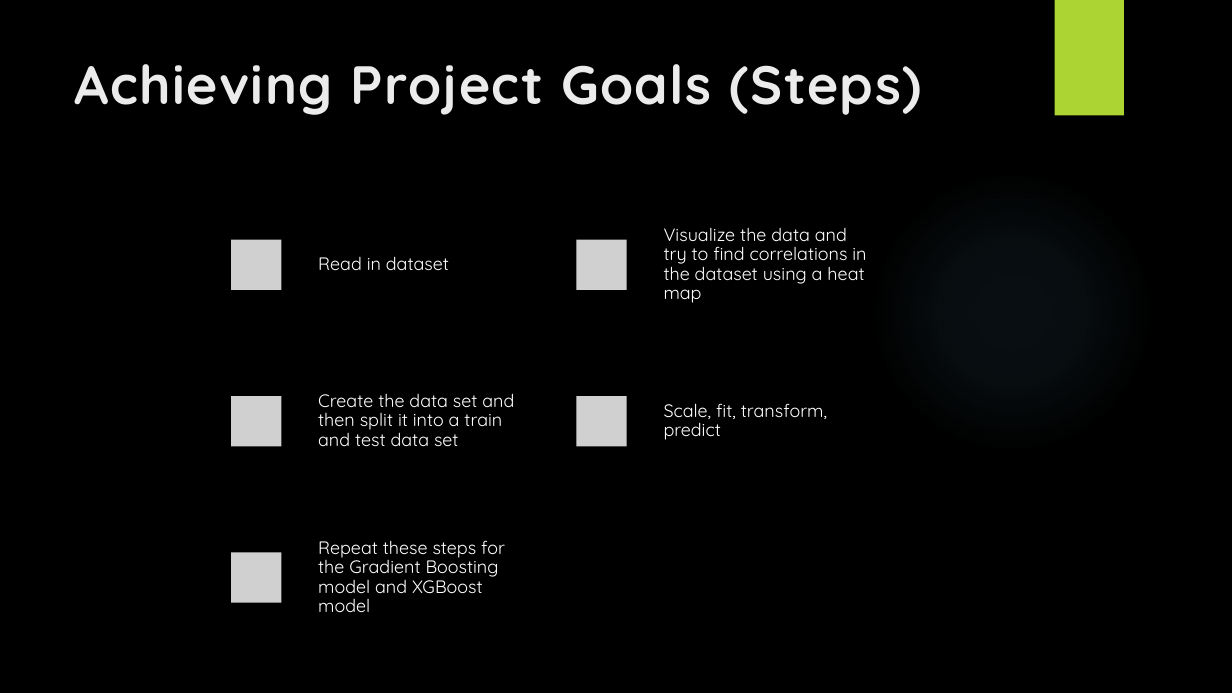
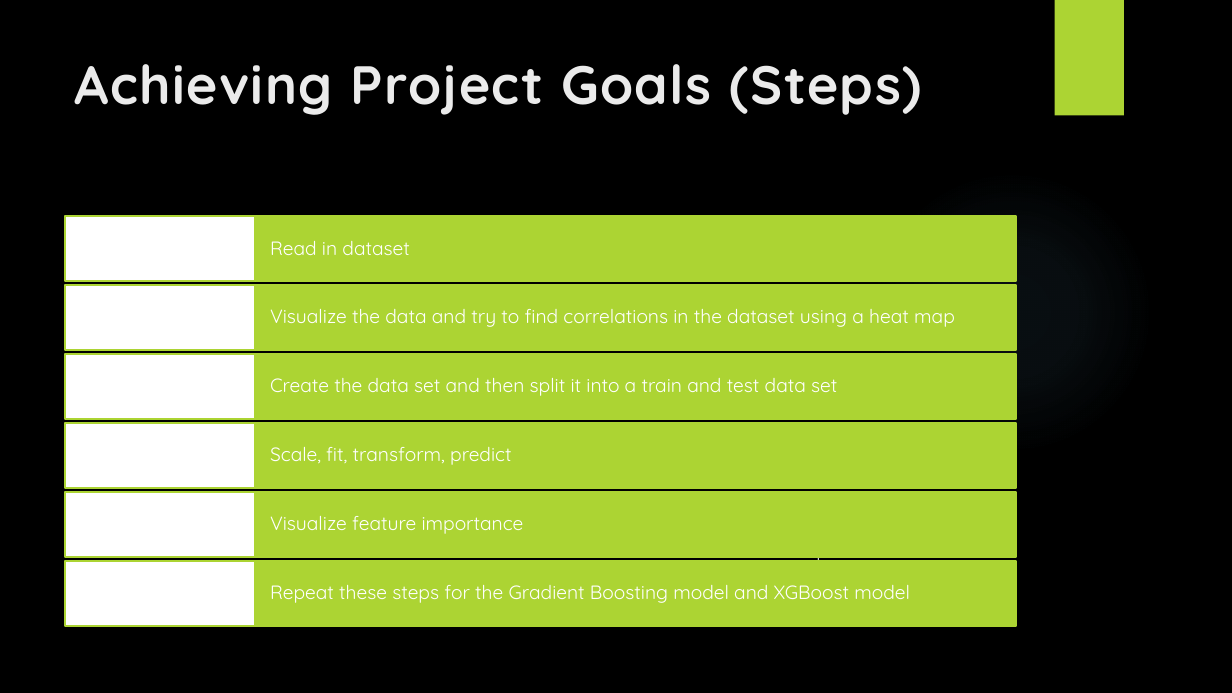
Before and after one commit to ZekeH43/Project-2, a slide deck: slide 6 of Presentation.pptx (slide 7 before the commit). Drawn at 1232x693 pixels with LibreOffice and Linux fonts; fonts in the diff are those of the drawing; grey boxes stand for pictures; background and template pictures are left out. Boxes give left, top, right and bottom in pixels: in the first picture for what was removed or moved away, otherwise in the second. Text is boxed around its words. In the diff, an @@ line names an element or a change of style, - is before the commit and + after.

```diff
--- a/Presentation.pptx
+++ b/Presentation.pptx
@@ text "Read in dataset": place and size @@
-text "Read in dataset" at [318, 256, 449, 270]
+text "Read in dataset" at [673, 309, 795, 323]
@@ size 14 to 15 pt in 5 elements at [339, 585, 910, 603], [673, 309, 795, 323], [326, 447, 511, 465], [334, 378, 837, 396], [352, 309, 955, 327] @@
@@ text "Visualize the data and try ...": place and size @@
-text "Visualize the data and try ..." at [664, 228, 866, 303]
+text "Visualize the data and try ..." at [352, 309, 955, 327]
@@ text "Create the data set and ...": place and size @@
-text "Create the data set and ..." at [318, 393, 514, 446]
+text "Create the data set and ..." at [334, 378, 837, 396]
@@ text "Scale, fit, transform, predict": place and size @@
-text "Scale, fit, transform, predict" at [664, 403, 827, 440]
+text "Scale, fit, transform, predict" at [326, 447, 511, 465]
@@ group removed at [213, 222, 645, 621]: 5 ellipses, 5 pictures @@
@@ text "Repeat these steps for the ...": place and size @@
-text "Repeat these steps for the ..." at [318, 540, 505, 612]
+text "Repeat these steps for the ..." at [339, 585, 910, 603]
@@ text added at [667, 558, 886, 560], 13 pt, text #FFFFFF @@
+Visualize feature importance
@@ group added at [66, 216, 1016, 626]: 12 rectangles, 7 texts @@
+Read in
+Visualize
+Create
+Scale
+Visualize feature importance
+Visualize
+Repeat
```
Also in this commit, not shown: 2 other slides changed, 3 slides added, 3 slides removed.
